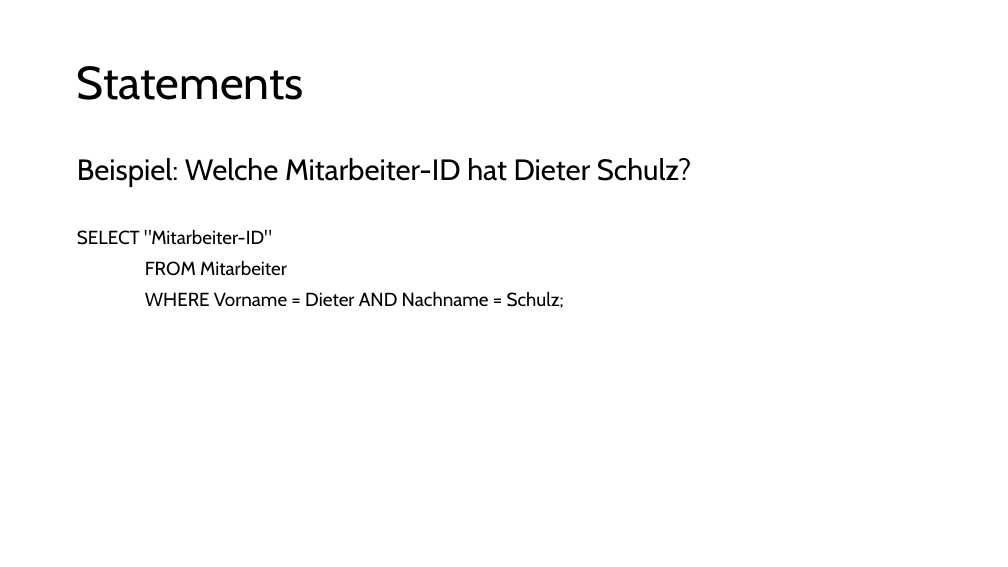
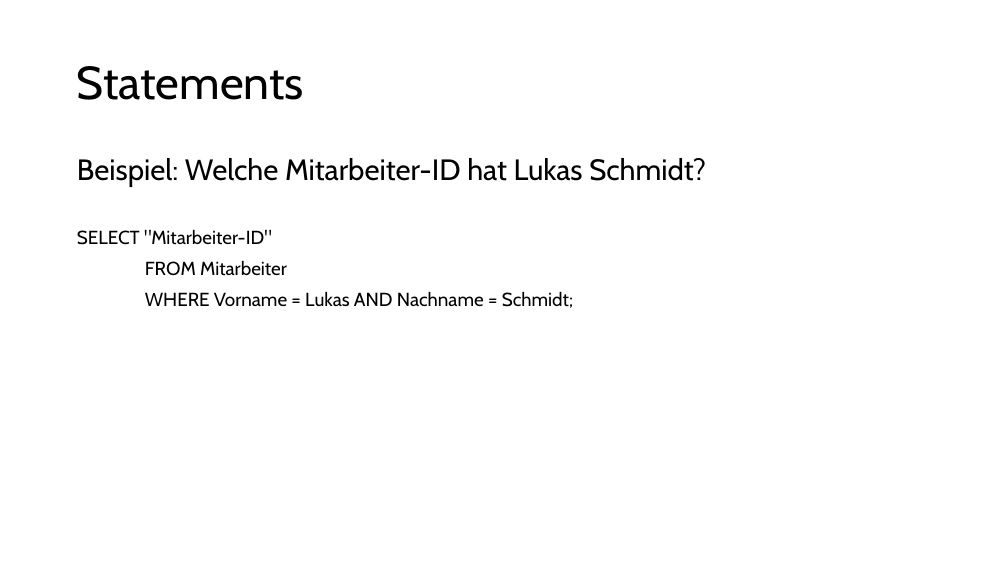
Before and after one commit to ChrisiCrafter27/SupermarketDatabase, a slide deck: slide 16 of src/resources/DatenbankProjektPräsi.pptx (slide 13 before the commit). Drawn at 1008x567 pixels with LibreOffice and Linux fonts; fonts in the diff are those of the drawing. Boxes give left, top, right and bottom in pixels: in the first picture for what was removed or moved away, otherwise in the second. Text is boxed around its words. In the diff, an @@ line names an element or a change of style, - is before the commit and + after.

```diff
--- a/src/resources/DatenbankProjektPräsi.pptx
+++ b/src/resources/DatenbankProjektPräsi.pptx
@@ text at box(77, 158, 706, 187): text changed @@
-Beispiel: Welche Mitarbeiter-ID hat Dieter Schulz?
+Beispiel: Welche Mitarbeiter-ID hat Lukas Schmidt?
@@ text at box(145, 291, 573, 308): text changed @@
-WHERE Vorname = Dieter AND Nachname = Schulz;
+WHERE Vorname = Lukas AND Nachname = Schmidt;
```
Also in this commit, not shown: 3 other slides changed, 3 slides added, 2 other files.
